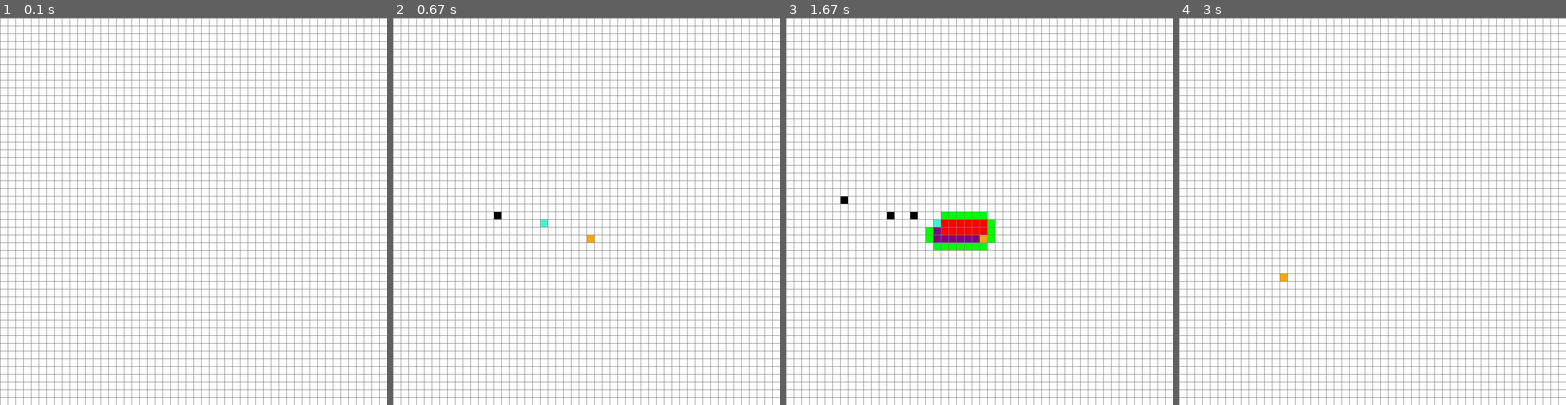
Above: before the commit, frames 1-4 (left to right).
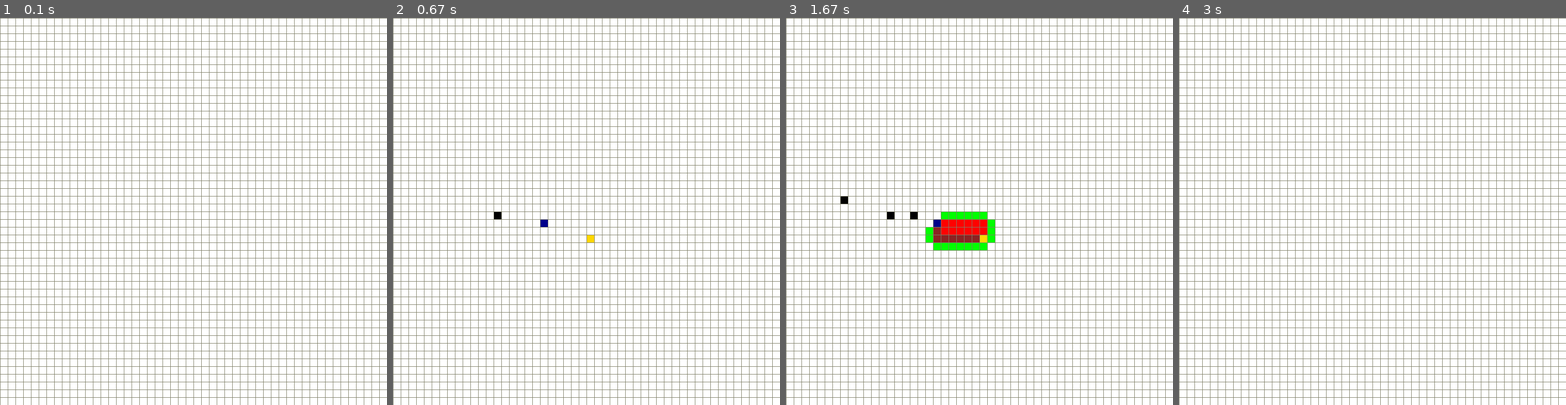
Above: after the commit, the same moments.

Repository: EyalMK/PathFinding-Visualization-Tool
Game: pygame game, started from main.py
Two runs of this game, one before a commit and one after it. Both use one fixed random seed, a clock stepped at 60 frames per second and the inputs below.
Inputs (mouse positions are in pixels of both pictures, inside the frame that each line leads up to):
- Up to frame 1 (0.1 s): no input
- Up to frame 2 (0.67 s): press the mouse at (586, 238) at 0.37 s; move the mouse to (540, 226) at 0.47 s; release the mouse at (493, 215) at 0.6 s
- Up to frame 3 (1.67 s): tap Space at 0.67 s; press the mouse at (979, 238) at 1.03 s; move the mouse to (909, 219) at 1.13 s; release the mouse at (840, 199) at 1.27 s; right-click (1080, 273) at 1.38 s
- Up to frame 4 (3 s): press the mouse at (1473, 273) at 1.7 s; move the mouse to (1488, 292) at 1.8 s; release the mouse at (1507, 312) at 1.93 s; press the mouse at (1473, 273) at 2.03 s; move the mouse to (1461, 207) at 2.13 s; release the mouse at (1453, 141) at 2.27 s; press the mouse at (1473, 273) at 2.37 s; move the mouse to (1465, 196) at 2.47 s; release the mouse at (1457, 118) at 2.6 s; hold C from 2.67 s (still down); tap Space at 2.73 s; click (1279, 281) at 2.75 s

The runs differ from the first frame. In frame 2, less than 0.1% of the frame differs, in the area x 38-52%, y 52-58%; in frame 3, 0.3%; in frame 4, less than 0.1%.

Commit message:
Restructured the code, cleanup and updated ToDo list.

Diff:
--- a/AStar.py
+++ b/AStar.py
@@ -1,24 +1,16 @@
 import pygame.draw
-import math
-from queue import PriorityQueue
 
 # Colors
-Red = (255, 0, 0) # In the closed set - node that has been looked at.
-White = (255, 255, 255) # Node that hasn't been looked at.
-Black = (0, 0, 0) # Barrier - not a node to visit.
-Purple = (128, 0, 128) # Path
-Orange = (255, 165, 0) # Start node
-Turquoise = (64, 244, 208) # End node.
-Green = (0, 255, 0) # In the open set.
-Blue = (0, 0, 255)
-Yellow = (255, 255, 0)
-Grey = (128, 128, 128)
+White = (255, 255, 255) # Default grid color.
+Black = (0, 0, 0) # Barrier - a blocked node that can't be looked at.
+Brown = (139, 35, 35) # Path.
+Gold = (255, 215, 0) # Start node.
+Blue = (0, 0, 139) # End node
+Green = (0, 255, 0) # Denotes that a node is in the open set. Serves to draw the edge of a mini-grid containing the best path.
+Red = (255, 0, 0) # Closed set nodes. Nodes that have been considered and passed on.
+Grey = (128, 128, 105) # Default divider between each node.
 
 class Node:
-    """
-    The class's methods involving colors and their purpose are commented above.
-    x,y - coordinates/indexing each position/node.
-    """
     def __init__(self, row, col, width, totalRows):
         self.width = width
         self.row = row
@@ -32,30 +24,18 @@
     def getPos(self):
         return self.row, self.col
 
-    def isOpen(self):
-        return self.type == Green
-
-    def isClosed(self):
-        return self.type == Red
-
     def isBarrier(self):
         return self.type == Black
-
-    def isStart(self):
-        return self.type == Orange
-
-    def isEnd(self):
-        return self.type == Turquoise
 
     def reset(self):
         # Reset path.
         self.type = White
 
     def createStart(self):
-        self.type = Orange
+        self.type = Gold
 
     def createEnd(self):
-        self.type = Turquoise
+        self.type = Blue
 
     def createClosed(self):
         self.type = Red
@@ -67,9 +47,9 @@
         self.type = Black
 
     def createPath(self):
-        self.type = Purple
+        self.type = Brown
 
-    def drawN(self, window):
+    def drawNode(self, window):
         pygame.draw.rect(window, self.type, (self.x, self.y, self.width, self.width))
 
     def updateNeighbors(self, grid):
@@ -85,7 +65,3 @@
 
         if self.col > 0 and not grid[self.row][self.col - 1].isBarrier(): # If the left neighbor isn't a barrier and isn't an edge of the grid
             self.neighbors.append(grid[self.row][self.col - 1])
-
-    def __lt__(self, other):
-        # Less than - compare F scores.
-        return False
--- a/main.py
+++ b/main.py
@@ -2,20 +2,29 @@
 import AStar
 from queue import PriorityQueue
 
-# Create PyGame window.
 def createWindow():
+    """
+        Creates a PyGame 800x800 window, gives it a title and returns the window with the width.
+    """
     width = 800
     wind = pygame.display.set_mode((width, width))
     pygame.display.set_caption("A* Path Finding Visualization Tool")
     return wind, width
 
 def H(p1, p2):
-    # Manhattan distance.
+    """
+        Calculates the Manhattan distance. P1,P2 are points - (rowNumber,colNumber).
+        Returns the distance of the edge between the two points.
+    """
     x1, y1 = p1
     x2, y2 = p2
     return abs(x2 - x1) + abs(y2 - y1)
 
 def createGrid(width, rows):
+    """
+        Creates a matrix of nodes. In every row, there are width // rows (gap) nodes.
+        Returns the grid.
+    """
     grid = []
     gap = width // rows
     for i in range(rows):
@@ -26,6 +35,9 @@
     return grid
 
 def drawGrid(window, width, rows):
+    """
+        Draws grey lines between each row and column that denote a divider.
+    """
     gap = width // rows
     for i in range(rows):
         pygame.draw.line(window, AStar.Grey, (0, i * gap), (width, i * gap))
@@ -33,15 +45,22 @@
         pygame.draw.line(window, AStar.Grey, (j * gap, 0), (j * gap, width))
 
 def draw(window, grid, width, rows):
-    window.fill(AStar.White) # Not efficient, need to look for a substitute. Although, it's common practice in PyGame.
+    """
+        Draws every node in the grid (window) white. The default color.
+    """
+    window.fill(AStar.White)
     for row in grid:
         for node in row:
-            node.drawN(window)
-
-    drawGrid(window, width, rows)
+            node.drawNode(window)
+
+    drawGrid(window, width, rows) # Draw dividers.
     pygame.display.update()
 
 def getPressedPos(pos, width, rows):
+    """
+        Gets the size of each node (rectangle), pos = (x,y) where mouse was pressed.
+        Returns the row and column where the mouse was pressed.
+    """
     gap = width // rows
     y, x = pos
 
@@ -50,6 +69,10 @@
     return row, col
 
 def getNodePos(grid, width, rows):
+    """
+        Gets the x,y position where mouse was pressed, getPressedPos returns the row, column where x,y is.
+        Returns the node at row,col (where mouse was pressed).
+    """
     pos = pygame.mouse.get_pos()
     row, col = getPressedPos(pos, width, rows)
     node = grid[row][col]
@@ -57,44 +80,51 @@
     return node
 
 def reconstructPath(prevNode, current, draw):
+    """
+        Recreates the path by FScore in the open set. Draws every node's original source node (previous node)
+        starting from the end node.
+    """
     while current in prevNode:
         current = prevNode[current]
         current.createPath()
         draw()
 
 def algorithm(draw, grid, startNode, endNode):
+    """
+        The A* algorithm. Explained in README.md.
+    """
     cnt = 0 # Tie breaker if F scores are equal.
-    openSet = PriorityQueue() # sorts by minimal fscore.
+    openSet = PriorityQueue() # sorts by minimal FScore.
     openSet.put((0, cnt, startNode)) # (FScore, count, Node)
-    prevNode = {}
+    prevNode = {} # Nodes that denote every node's original source node in the open set.
     gScore = {node: float("infinity") for row in grid for node in row}
     gScore[startNode] = 0
     fScore = {node: float("infinity") for row in grid for node in row}
     fScore[startNode] = H(startNode.getPos(), endNode.getPos())
 
-    openSetHash = {startNode} # Keep track of the items in priorityqueue
+    openSetHash = {startNode} # Keep track of the items in PriorityQueue
 
     while not openSet.empty(): # Empty denotes that we've considered every node and no optimal path has been found
         for event in pygame.event.get():
             if event.type == pygame.QUIT:
                 pygame.quit()
-        current = openSet.get()[2] # 2 is the Node.
+        current = openSet.get()[2] # 2 is the Node in each set in the open set.
         openSetHash.remove(current)
 
 
-        if current == endNode:
+        if current == endNode: # if current node is the end node, reconstruct the optimal path and finish.
             reconstructPath(prevNode, endNode, draw)
             endNode.createEnd()
             startNode.createStart()
             return True
 
-        for neighbor in current.neighbors:
+        for neighbor in current.neighbors: # Check every neighbor in the neighbor list for this node object.
             tmpGScore = gScore[current] + 1
-            if tmpGScore < gScore[neighbor]:
-                prevNode[neighbor] = current
+            if tmpGScore < gScore[neighbor]: # If this GScore is more optimal than the neighbor's.
+                prevNode[neighbor] = current # neighbor originated from current node. - Next node is neighbor.
                 gScore[neighbor] = tmpGScore
-                fScore[neighbor] = tmpGScore + H(neighbor.getPos(), endNode.getPos())
-                if neighbor not in openSetHash:
+                fScore[neighbor] = tmpGScore + H(neighbor.getPos(), endNode.getPos()) # Calculate Manhattan distance and FScore.
+                if neighbor not in openSetHash: # If this node hasn't already been checked while checking another node's neighbors.
                     cnt += 1
                     openSet.put((fScore[neighbor], cnt, neighbor))
                     openSetHash.add(neighbor)
@@ -106,25 +136,22 @@
 
     return False # didn't find a path.
 
-def main(window, width):
-    rows = 50
-    grid = createGrid(width, rows)
-
+def eventController(window, grid, width, rows):
     startNode = None
     endNode = None
     run = True
     startedAlgorithm = False
 
     while run:
-        draw(window, grid, width, rows)
+        draw(window, grid, width, rows) # Draw default grid and nodes.
         for event in pygame.event.get():
             if event.type == pygame.QUIT:
                 run = False
 
-            if startedAlgorithm:
+            if startedAlgorithm: # If the algorithm started, it cannot be interrupted.
                 continue
 
-            if pygame.mouse.get_pressed()[0]: # Left msb
+            if pygame.mouse.get_pressed()[0]:  # Left msb
                 node = getNodePos(grid, width, rows)
                 if not startNode and node != endNode:
                     startNode = node
@@ -136,7 +163,7 @@
                 elif node != endNode and node != startNode:
                     node.createBarrier()
 
-            elif pygame.mouse.get_pressed()[2]: # Right msb
+            elif pygame.mouse.get_pressed()[2]:  # Right msb
                 node = getNodePos(grid, width, rows)
                 node.reset()
 
@@ -145,20 +172,29 @@
                 elif node == endNode:
                     endNode = None
 
-            if event.type == pygame.KEYDOWN: # Start algorithm
-                if event.key == pygame.K_SPACE and not startedAlgorithm and startNode and endNode:
+            if event.type == pygame.KEYDOWN:  # Start algorithm
+                startedAlgorithm = True
+                if event.key == pygame.K_SPACE and startedAlgorithm and startNode and endNode:
                     for row in grid:
                         for node in row:
                             node.updateNeighbors(grid)
                     algorithm(lambda: draw(window, grid, width, rows), grid, startNode, endNode)
-
-                if event.key == pygame.K_c: # Clear
+                    startedAlgorithm = False
+
+                if event.key == pygame.K_c:  # Reset window.
+                    startedAlgorithm = False
                     startNode = None
                     endNode = None
                     grid = createGrid(width, rows)
 
     pygame.quit()
 
+def main():
+    rows = 50
+
+    window, width = createWindow()
+    grid = createGrid(width, rows)
+    eventController(window, grid, width, rows)
+
 if __name__ == '__main__':
-    window, Width = createWindow()
-    main(window, Width)
+    main()
Not shown, changed: README.md
Not shown, changed: ToDo.txt
